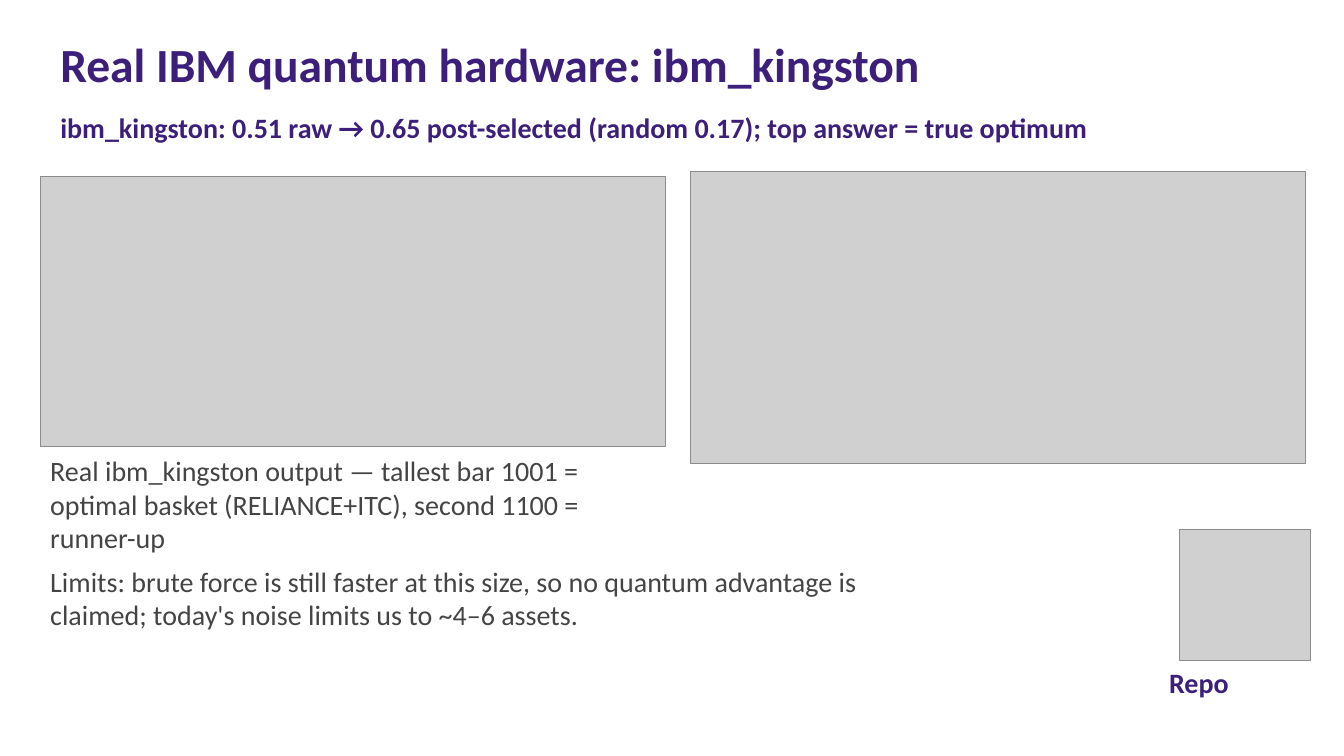
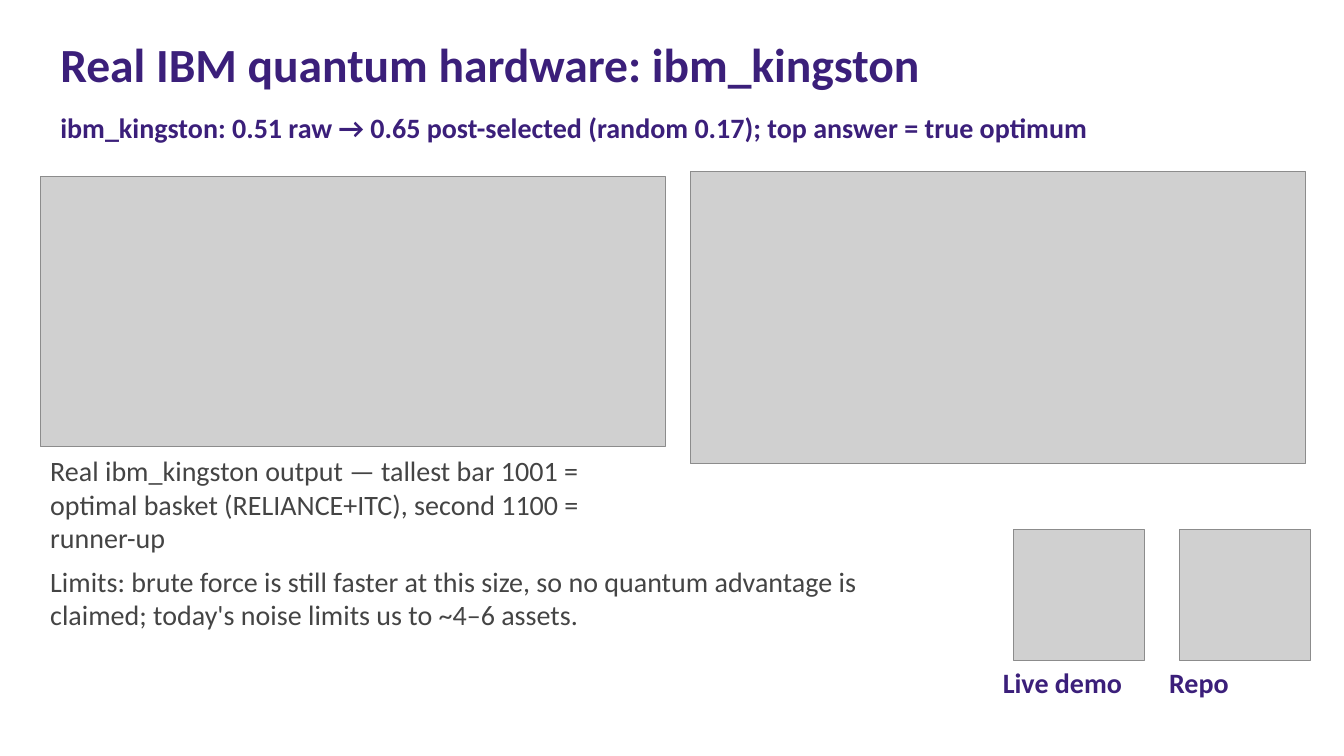
Before and after one commit to achintya007-arch/qfolio, a slide deck: slide 3 of docs/slides.pptx. Drawn at 1344x756 pixels with LibreOffice and Linux fonts; fonts in the diff are those of the drawing; grey boxes stand for pictures. Boxes give left, top, right and bottom in pixels: in the first picture for what was removed or moved away, otherwise in the second. Text is boxed around its words. In the diff, an @@ line names an element or a change of style, - is before the commit and + after.

```diff
--- a/docs/slides.pptx
+++ b/docs/slides.pptx
@@ picture added at [1013,529,1144,660] @@
@@ text added at [1003,673,1122,694], 20 pt, text #3B1F7A, bold @@
+Live demo
```
Also in this commit, not shown: 7 other files.
